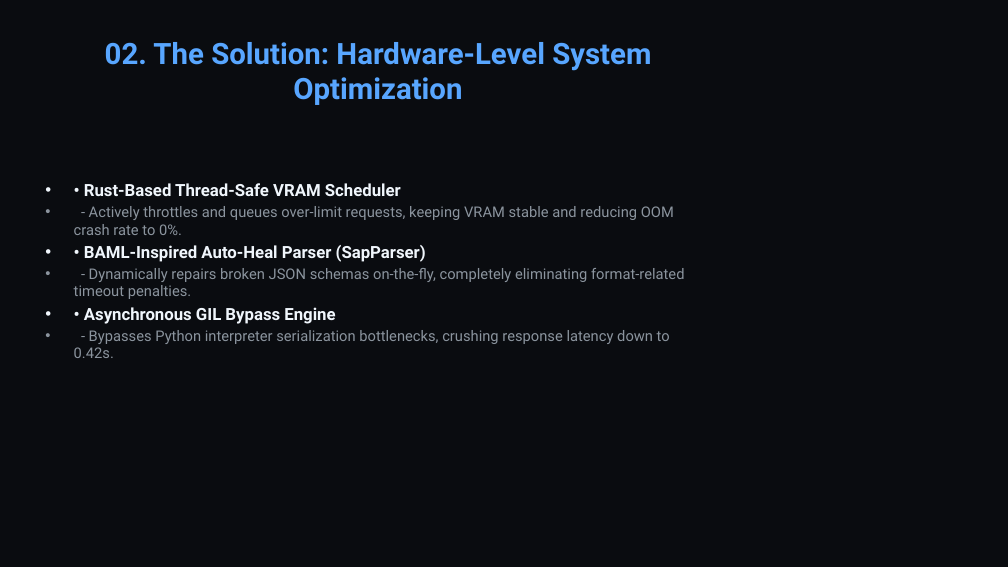
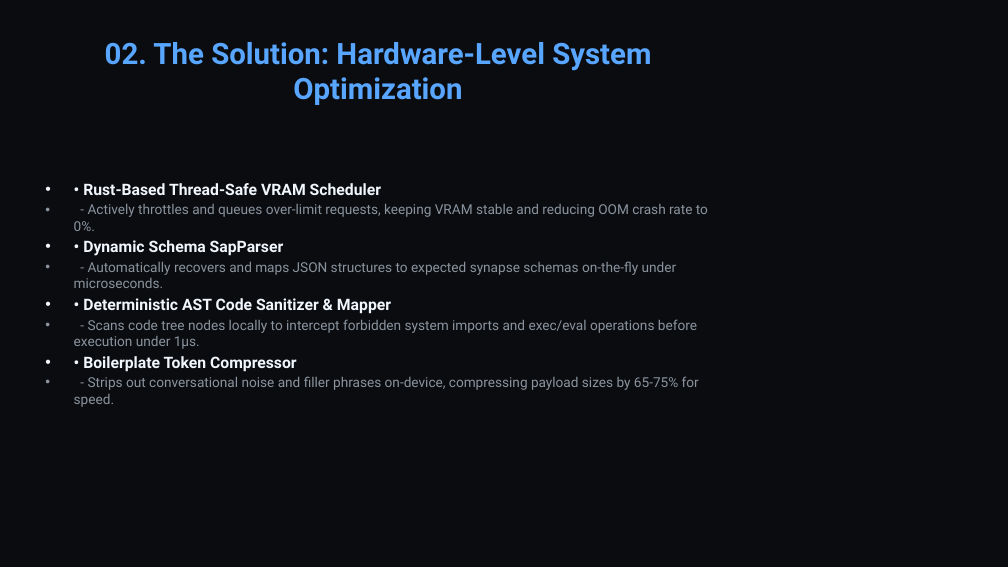
Before and after one commit to surfclaw/surfclaw, a slide deck: slide 3 of Surfclaw_Pitch_Deck.pptx. Drawn at 1008x567 pixels with LibreOffice and Linux fonts; fonts in the diff are those of the drawing. Boxes give left, top, right and bottom in pixels: in the first picture for what was removed or moved away, otherwise in the second. Text is boxed around its words. In the diff, an @@ line names an element or a change of style, - is before the commit and + after.

```diff
--- a/Surfclaw_Pitch_Deck.pptx
+++ b/Surfclaw_Pitch_Deck.pptx
@@ text at (74,183,708,231): size 16 to 15 pt in "• Rust-Based Thread-Safe VRAM Scheduler"; size 14 to 13 pt in "- Actively throttles and queues over-limit requests, ..." @@
@@ text at (74,240,699,407): text changed; size 14 to 13 pt @@
-• • BAML-Inspired Auto-Heal Parser (SapParser)
-• - Dynamically repairs broken JSON schemas on-the-fly, completely eliminating format-related timeout penalties.
-• • Asynchronous GIL Bypass Engine
-• - Bypasses Python interpreter serialization bottlenecks, crushing response latency down to 0.42s.
+• • Dynamic Schema SapParser
+• - Automatically recovers and maps JSON structures to expected synapse schemas on-the-fly under microseconds.
+• • Deterministic AST Code Sanitizer & Mapper
+• - Scans code tree nodes locally to intercept forbidden system imports and exec/eval operations before execution under 1µs.
+• • Boilerplate Token Compressor
+• - Strips out conversational noise and filler phrases on-device, compressing payload sizes by 65-75% for speed.
```
Also in this commit, not shown: 1 other slide changed.
